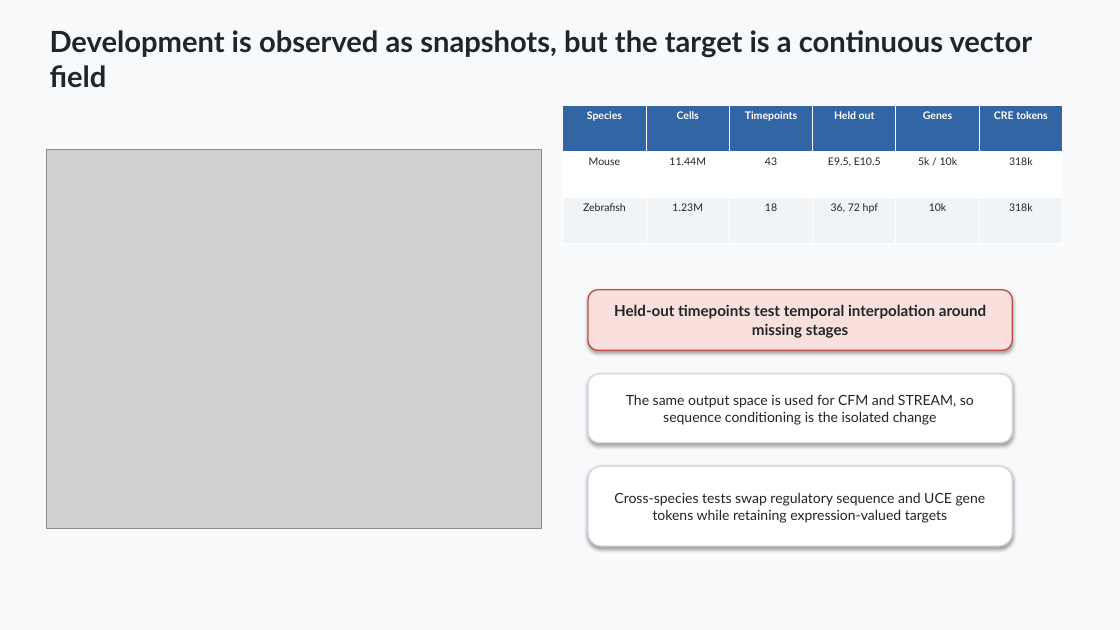
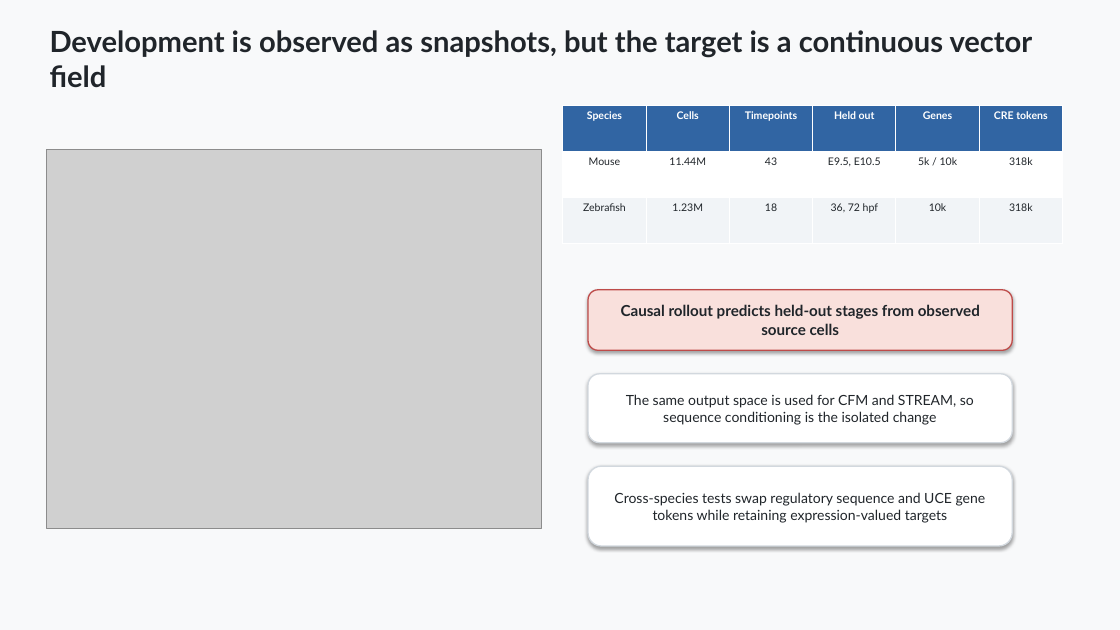
Before and after one commit to davidaknowles/stream, a slide deck: slide 2 of docs/stream_project_slide_deck.pptx. Drawn at 1120x630 pixels with LibreOffice and Linux fonts; fonts in the diff are those of the drawing; grey boxes stand for pictures. Boxes give left, top, right and bottom in pixels: in the first picture for what was removed or moved away, otherwise in the second. Text is boxed around its words. In the diff, an @@ line names an element or a change of style, - is before the commit and + after.

Commit message:
Clarify conditional and causal UCE evaluation

```diff
--- a/docs/stream_project_slide_deck.pptx
+++ b/docs/stream_project_slide_deck.pptx
@@ text in rounded rectangle at bbox=[621, 304, 980, 335]: text changed @@
-Held-out timepoints test temporal interpolation around missing stages
+Causal rollout predicts held-out stages from observed source cells
```
Also in this commit, not shown: 8 other slides changed, 3 other files.
